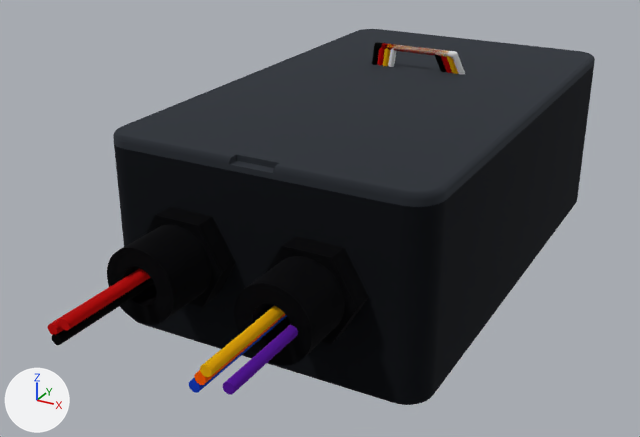
One commit to the glTF model hardware/enclosure/hammond_1591c/wrangler_air_cust_adc.glb: the scene before it, then after it.
Rendered twice from a camera (50 mm lens) standing at (70.9, -157.0, 82.7) and looking at (-6.2, -16.8, 12.6). Every picture has the same lights, and +X, +Y and +Z are marked at lower left. The older version comes first. Where no turn or scale is listed for an object, it has been applied to the vertices. Vertices at exactly the same position are counted once.

In view in the first picture: '12V_to_DinMeter_plus', '12V_to_relay_COM', 'GND_to_DinMeter_minus', 'box_cust_adc_body', 'box_cust_adc_lid', 'gland_M12_power', 'gland_M12_sensor_ARB', 'relay_NO_to_ARB', 'sensor_5V_to_X4', 'sensor_GND_to_ADC', 'sensor_signal_to_ADC' and 4 more.
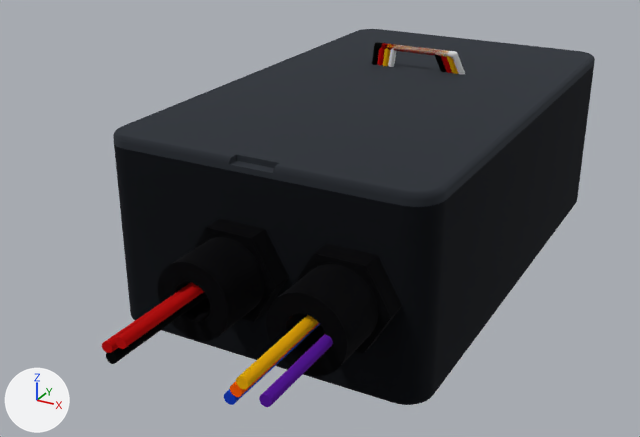
Boxes [x1, y1, x2, y2] around the edits, measured in the pictures (640 x 437 px; the box of a moved part takes in the faces that stretch with it):
'gland_M12_power', moved
    before: [107, 207, 236, 325]
    after: [158, 219, 289, 341]
'gland_M12_sensor_ARB', moved
    before: [234, 236, 369, 366]
    after: [266, 244, 402, 376]
'sensor_signal_to_ADC', reshaped
    before: [200, 306, 284, 377]
    after: [236, 315, 318, 389]
'relay_NO_to_ARB', reshaped
    before: [223, 324, 298, 395]
    after: [259, 334, 333, 407]
'12V_to_DinMeter_plus', reshaped
    before: [60, 270, 151, 331]
    after: [115, 284, 204, 349]
'GND_to_DinMeter_minus', reshaped
    before: [52, 278, 154, 345]
    after: [106, 292, 207, 364]
'12V_to_relay_COM', reshaped (mostly hidden)
    before: [48, 269, 142, 335]
    after: [102, 283, 194, 354]
'sensor_GND_to_ADC', reshaped (mostly hidden)
    before: [189, 315, 287, 393]
    after: [224, 324, 320, 405]
'sensor_5V_to_X4', reshaped (mostly hidden)
    before: [194, 313, 286, 385]
    after: [230, 322, 319, 397]
part 1 of me_box_cust_adc_body, moved or reshaped
    before: [125, 150, 392, 400]
    after: [125, 149, 400, 400]

What changed in the scene script:
```text
Change me_box_cust_adc_body:
    where me_box_cust_adc_body.from_pydata(...)  # 600 vertices, 1208 faces; spans x -30.0..30.0, y -50.0..50.0, z 0.0..34.0
    me_box_cust_adc_body part 1: all 64 vertices in x -18.1..-5.9, y -50.0..-48.0, z 11.9..24.1 are moved by (10.0, 0.0, 0.0)
Change me_gland_m12_power:
    remove me_gland_m12_power.from_pydata(...)  # 216 vertices, 432 faces; spans x -21.0..-3.0, y -64.0..-43.0, z 10.2..25.8
    add me_gland_m12_power.from_pydata(...)  # 216 vertices, 432 faces; spans x -11.0..7.0, y -64.0..-43.0, z 10.2..25.8
    me_gland_m12_power part 2: the whole mesh is moved by (10.0, 0.0, 0.0)
Change me_gland_m12_sensor_arb:
    remove me_gland_m12_sensor_arb.from_pydata(...)  # 216 vertices, 432 faces; spans x 3.0..21.0, y -64.0..-43.0, z 10.2..25.8
    add me_gland_m12_sensor_arb.from_pydata(...)  # 216 vertices, 432 faces; spans x 8.5..26.5, y -64.0..-43.0, z 10.2..25.8
    me_gland_m12_sensor_arb part 3: the whole mesh is moved by (5.5, 0.0, 0.0)
Change me_sensor_gnd_to_adc:
    remove me_sensor_gnd_to_adc.from_pydata(...)  # 1010 vertices, 2074 faces; spans x 9.1..18.4, y -80.0..-17.5, z 14.6..17.4
    add me_sensor_gnd_to_adc.from_pydata(...)  # 1010 vertices, 2074 faces; spans x 14.6..18.4, y -80.0..-17.5, z 14.6..17.4
    me_sensor_gnd_to_adc part 4: the loose piece of 310 vertices spanning x 9.1..10.9, y -80.0..-41.1, z 15.6..17.4 is moved by (5.5, 0.0, 0.0)
    other edits to the shape of me_sensor_gnd_to_adc do not show in these pictures
Change me_sensor_signal_to_adc:
    remove me_sensor_signal_to_adc.from_pydata(...)  # 1010 vertices, 2074 faces; spans x 11.1..14.4, y -80.0..-17.5, z 14.6..20.4
    add me_sensor_signal_to_adc.from_pydata(...)  # 1010 vertices, 2074 faces; spans x 12.6..18.4, y -80.0..-17.5, z 14.6..20.4
    me_sensor_signal_to_adc part 5: the loose piece of 310 vertices spanning x 11.1..12.9, y -80.0..-41.1, z 18.6..20.4 is moved by (5.5, 0.0, 0.0)
    other edits to the shape of me_sensor_signal_to_adc do not show in these pictures
Change me_sensor_5v_to_x4:
    remove me_sensor_5v_to_x4.from_pydata(...)  # 1013 vertices, 2074 faces; spans x 5.1..16.4, y -80.0..27.0, z 9.1..24.9
    add me_sensor_5v_to_x4.from_pydata(...)  # 1013 vertices, 2074 faces; spans x 5.1..17.4, y -80.0..27.0, z 9.1..24.9
    me_sensor_5v_to_x4 part 6: the loose piece of 310 vertices spanning x 10.1..11.9, y -80.0..-41.1, z 17.1..18.9 is moved by (5.5, 0.0, 0.0)
    other edits to the shape of me_sensor_5v_to_x4 do not show in these pictures
Change me_relay_no_to_arb:
    remove me_relay_no_to_arb.from_pydata(...)  # 1338 vertices, 2724 faces; spans x -16.4..16.3, y -80.0..-34.0, z 12.1..18.9
    add me_relay_no_to_arb.from_pydata(...)  # 1338 vertices, 2724 faces; spans x -16.4..21.8, y -80.0..-34.0, z 12.1..18.9
    me_relay_no_to_arb part 7: the loose piece of 310 vertices spanning x 14.5..16.3, y -80.0..-41.1, z 17.1..18.9 is moved by (5.5, 0.0, 0.0)
    other edits to the shape of me_relay_no_to_arb do not show in these pictures
Change me_gnd_to_dinmeter_minus:
    where me_gnd_to_dinmeter_minus.from_pydata(...)  # 1340 vertices, 2724 faces; spans x -17.3..-0.1, y -80.0..19.6, z 15.6..28.4
    me_gnd_to_dinmeter_minus part 8: the loose piece of 310 vertices spanning x -14.9..-13.1, y -80.0..-41.1, z 15.6..17.4 is moved by (10.0, 0.0, 0.0)
Change me_12v_to_dinmeter_plus:
    where me_12v_to_dinmeter_plus.from_pydata(...)  # 1340 vertices, 2724 faces; spans x -14.7..1.9, y -80.0..19.6, z 18.6..29.9
    me_12v_to_dinmeter_plus part 9: the loose piece of 310 vertices spanning x -12.9..-11.1, y -80.0..-41.1, z 18.6..20.4 is moved by (10.0, 0.0, 0.0)
Change me_12v_to_relay_com:
    remove me_12v_to_relay_com.from_pydata(...)  # 1010 vertices, 2074 faces; spans x -20.4..-13.6, y -80.0..-34.0, z 14.1..18.9
    add me_12v_to_relay_com.from_pydata(...)  # 1010 vertices, 2074 faces; spans x -20.4..-3.6, y -80.0..-34.0, z 14.1..18.9
    me_12v_to_relay_com part 10: the loose piece of 310 vertices spanning x -15.4..-13.6, y -80.0..-41.1, z 17.1..18.9 is moved by (10.0, 0.0, 0.0)
    other edits to the shape of me_12v_to_relay_com do not show in these pictures
```
